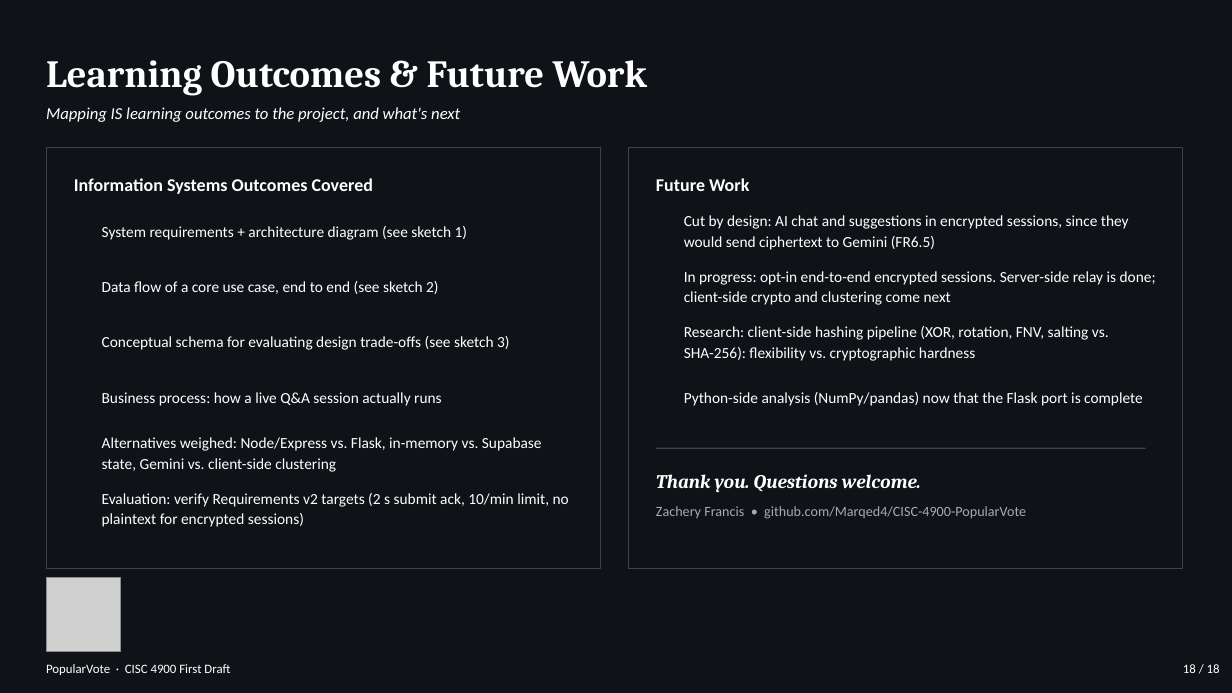
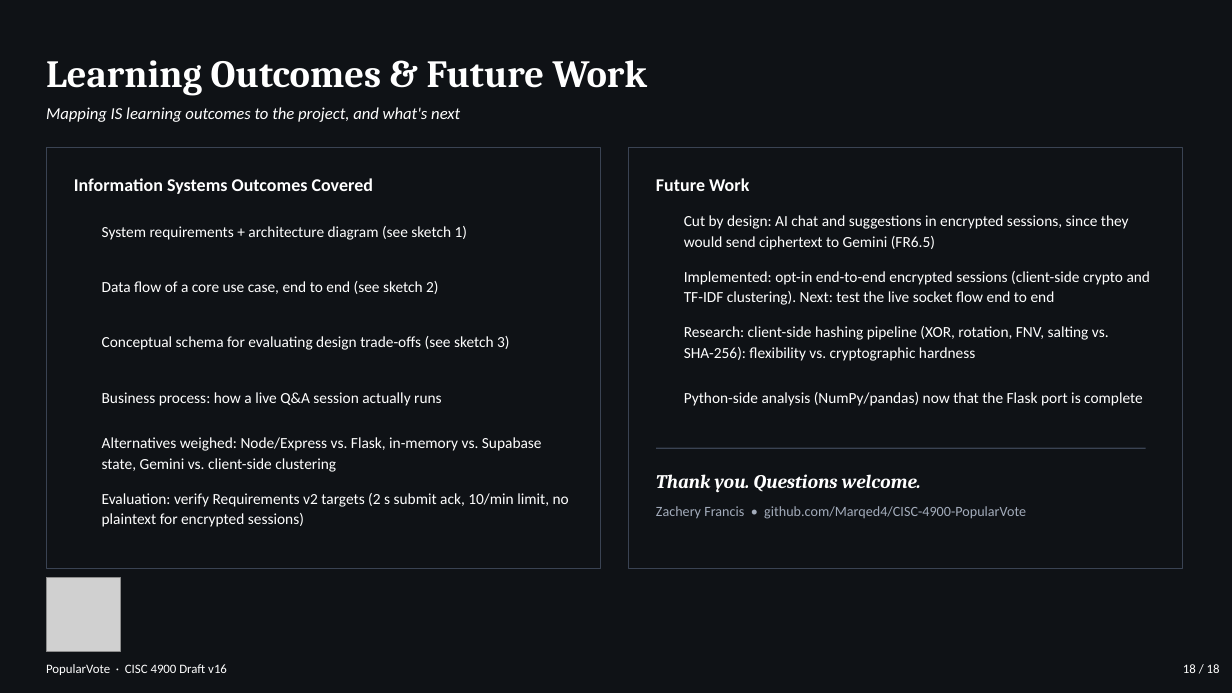
Before and after one commit to Marqed4/marqed4.github.io, a slide deck: slide 18 of public/documents/popularvote-sixteenth-draft-dark.pptx. Drawn at 1232x693 pixels with LibreOffice and Linux fonts; fonts in the diff are those of the drawing; grey boxes stand for pictures. Boxes give left, top, right and bottom in pixels: in the first picture for what was removed or moved away, otherwise in the second. Text is boxed around its words. In the diff, an @@ line names an element or a change of style, - is before the commit and + after.

```diff
--- a/public/documents/popularvote-sixteenth-draft-dark.pptx
+++ b/public/documents/popularvote-sixteenth-draft-dark.pptx
@@ text at (684,271,1151,305): text changed @@
-In progress: opt-in end-to-end encrypted sessions. Server-side relay is done; client-side crypto and clustering come next
+Implemented: opt-in end-to-end encrypted sessions (client-side crypto and TF-IDF clustering). Next: test the live socket flow end to end
@@ text at (46,664,227,675): text changed @@
-PopularVote · CISC 4900 First Draft
+PopularVote · CISC 4900 Draft v16
```
Also in this commit, not shown: 17 other slides changed.
